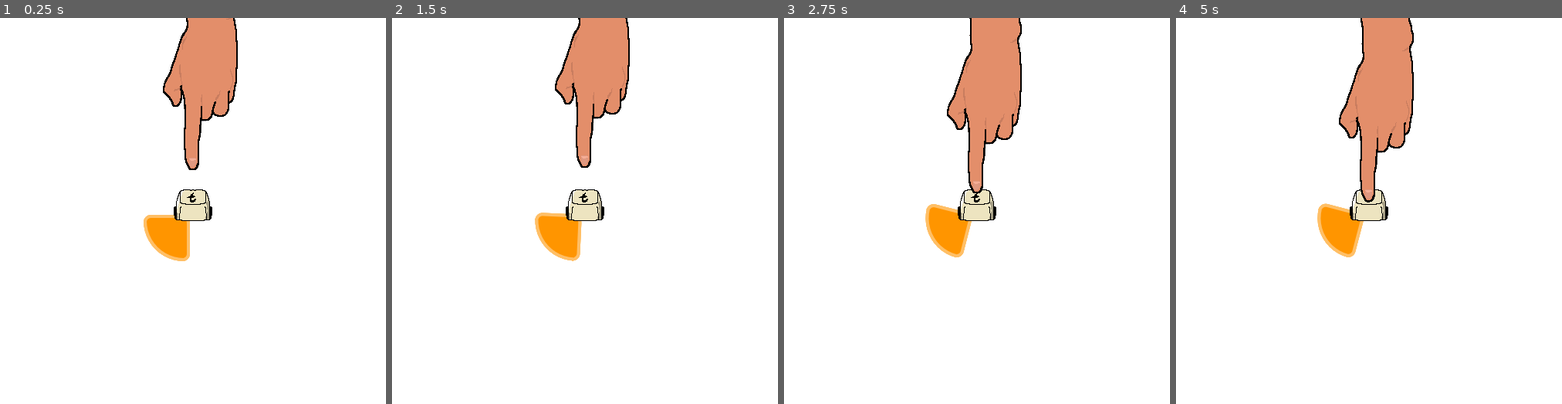
Above: before the commit, frames 1-4 (left to right).
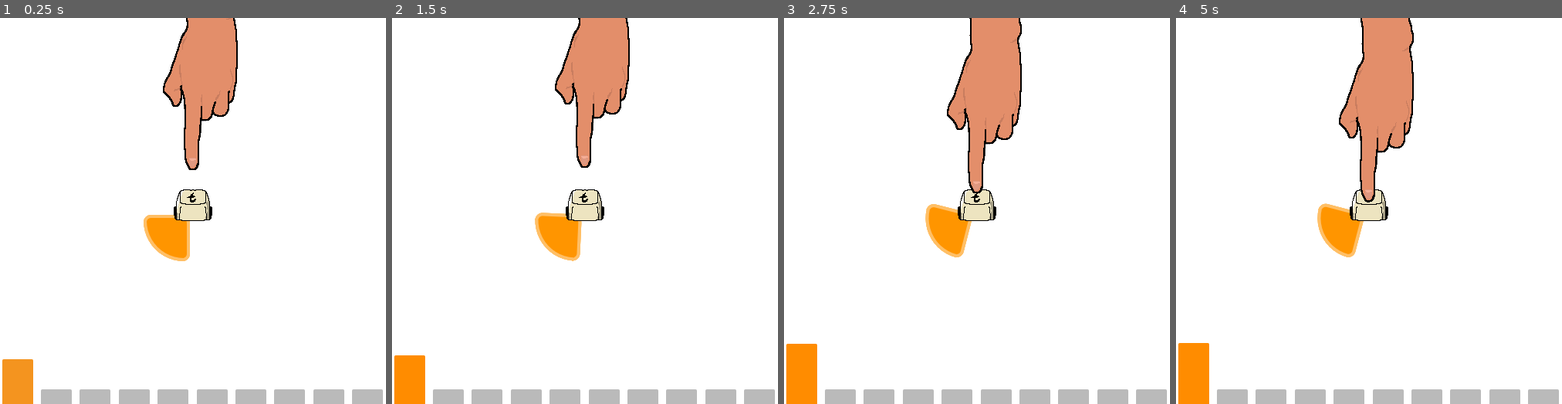
Above: after the commit, the same moments.

Repository: wpuerner/t
Game: Godot game, scene res://scenes/main.tscn
Same seed, same stepped clock (60 frames per second), same inputs: the game is played once before the commit and once after it. Sound files missing from this copy of the repository are replaced by a short silence.
Inputs:
- Up to frame 1 (0.25 s): no input
- Up to frame 2 (1.5 s): hold S (s) 0.53-1.28 s; tap T (t) at 0.8, 1.35 s
- Up to frame 3 (2.75 s): tap S (s) at 1.55 s; hold S (s) from 2.03 s (still down); tap T (t) at 2.3 s
- Up to frame 4 (5 s): release S (s) at 2.78 s; tap T (t) at 2.85, 3.8, 4.35 s; tap S (s) at 3.05, 4.55 s; hold S (s) 3.53-4.28 s

The runs differ from the first frame. In frame 1, 3.7% of the frame differs, in the area x 0-100%, y 88-100%; in frame 2, 3.7%; in frame 3, 4.0%; in frame 4, 4.0%, in the area x 0-100%, y 84-100%.

Commit message:
rework level number display

Diff:
--- a/scenes/level_number/level_number.gd
+++ b/scenes/level_number/level_number.gd
@@ -1,14 +1,27 @@
 extends Control
 
-var level_number: int = 0
+@export var gradient: Gradient
+
+@onready var h_box_container: HBoxContainer = $HBoxContainer
+@onready var num_panels = h_box_container.get_child_count()
+
+func _ready():
+	for i in range(num_panels):
+		_get_panel(i).color = gradient.sample(float(i)/float(num_panels))
+	set_level_number(0)
 
 func set_level_number(value):
-	if value > level_number:
-		find_child(str("Panel",value)).modulate = Color.WHITE
-	elif level_number > 0:
-		find_child(str("Panel",level_number)).modulate = Color.TRANSPARENT
-	level_number = value
+	for i in range(num_panels):
+		var panel = _get_panel(i)
+		if i <= value and !panel.is_active:
+			panel.activate()
+		elif i > value and panel.is_active:
+			panel.deactivate()
 
-func _ready():
-	for child in $VBoxContainer.get_children():
-		child.modulate = Color.TRANSPARENT
+func bump():
+	for i in range(num_panels):
+		var panel = _get_panel(i)
+		if panel.is_active: panel.bump()
+
+func _get_panel(panel_number: int):
+	return h_box_container.get_node(str("LevelNumberPanelContainer", panel_number))
--- a/scenes/level_number/level_number.tscn
+++ b/scenes/level_number/level_number.tscn
@@ -1,33 +1,11 @@
-[gd_scene load_steps=11 format=3 uid="uid://menmcythox1n"]
+[gd_scene load_steps=4 format=3 uid="uid://menmcythox1n"]
 
 [ext_resource type="Script" path="res://scenes/level_number/level_number.gd" id="2_ly1gu"]
+[ext_resource type="PackedScene" uid="uid://b3fgfe6lrac76" path="res://scenes/level_number/level_number_panel_container.tscn" id="2_xj10n"]
 
-[sub_resource type="StyleBoxFlat" id="StyleBoxFlat_va1bg"]
-bg_color = Color(1, 0.716667, 0, 1)
-
-[sub_resource type="StyleBoxFlat" id="StyleBoxFlat_x5bpt"]
-bg_color = Color(1, 0.919167, 0.03, 1)
-
-[sub_resource type="StyleBoxFlat" id="StyleBoxFlat_1hd5g"]
-bg_color = Color(0.766667, 1, 0, 1)
-
-[sub_resource type="StyleBoxFlat" id="StyleBoxFlat_uu3wa"]
-bg_color = Color(0.45, 1, 0, 1)
-
-[sub_resource type="StyleBoxFlat" id="StyleBoxFlat_tjacx"]
-bg_color = Color(0, 0.92, 0.0153333, 1)
-
-[sub_resource type="StyleBoxFlat" id="StyleBoxFlat_s1yqs"]
-bg_color = Color(0, 1, 0.65, 1)
-
-[sub_resource type="StyleBoxFlat" id="StyleBoxFlat_pe6e7"]
-bg_color = Color(0, 0.766667, 1, 1)
-
-[sub_resource type="StyleBoxFlat" id="StyleBoxFlat_yhr50"]
-bg_color = Color(0.266667, 0, 1, 1)
-
-[sub_resource type="StyleBoxFlat" id="StyleBoxFlat_eus4k"]
-bg_color = Color(0.678, 0.31, 1, 1)
+[sub_resource type="Gradient" id="Gradient_3m17c"]
+offsets = PackedFloat32Array(0, 0.301075, 0.650538, 1)
+colors = PackedColorArray(1, 0.55, 0, 1, 0.866667, 1, 0, 1, 0.15, 1, 0, 1, 0, 1, 0.95, 1)
 
 [node name="LevelNumber" type="Control"]
 layout_mode = 3
@@ -37,57 +15,55 @@
 grow_horizontal = 2
 grow_vertical = 2
 script = ExtResource("2_ly1gu")
+gradient = SubResource("Gradient_3m17c")
 
-[node name="VBoxContainer" type="VBoxContainer" parent="."]
+[node name="HBoxContainer" type="HBoxContainer" parent="."]
 layout_mode = 1
 anchors_preset = 15
 anchor_right = 1.0
 anchor_bottom = 1.0
+offset_top = 382.0
 grow_horizontal = 2
 grow_vertical = 2
 theme_override_constants/separation = 4
+alignment = 1
 
-[node name="Panel9" type="Panel" parent="VBoxContainer"]
+[node name="LevelNumberPanelContainer0" parent="HBoxContainer" instance=ExtResource("2_xj10n")]
 layout_mode = 2
-size_flags_vertical = 3
-theme_override_styles/panel = SubResource("StyleBoxFlat_va1bg")
+size_flags_horizontal = 3
 
-[node name="Panel8" type="Panel" parent="VBoxContainer"]
+[node name="LevelNumberPanelContainer1" parent="HBoxContainer" instance=ExtResource("2_xj10n")]
 layout_mode = 2
-size_flags_vertical = 3
-theme_override_styles/panel = SubResource("StyleBoxFlat_x5bpt")
+size_flags_horizontal = 3
 
-[node name="Panel7" type="Panel" parent="VBoxContainer"]
+[node name="LevelNumberPanelContainer2" parent="HBoxContainer" instance=ExtResource("2_xj10n")]
 layout_mode = 2
-size_flags_vertical = 3
-theme_override_styles/panel = SubResource("StyleBoxFlat_1hd5g")
+size_flags_horizontal = 3
 
-[node name="Panel6" type="Panel" parent="VBoxContainer"]
+[node name="LevelNumberPanelContainer3" parent="HBoxContainer" instance=ExtResource("2_xj10n")]
 layout_mode = 2
-size_flags_vertical = 3
-theme_override_styles/panel = SubResource("StyleBoxFlat_uu3wa")
+size_flags_horizontal = 3
 
-[node name="Panel5" type="Panel" parent="VBoxContainer"]
+[node name="LevelNumberPanelContainer4" parent="HBoxContainer" instance=ExtResource("2_xj10n")]
 layout_mode = 2
-size_flags_vertical = 3
-theme_override_styles/panel = SubResource("StyleBoxFlat_tjacx")
+size_flags_horizontal = 3
 
-[node name="Panel4" type="Panel" parent="VBoxContainer"]
+[node name="LevelNumberPanelContainer5" parent="HBoxContainer" instance=ExtResource("2_xj10n")]
 layout_mode = 2
-size_flags_vertical = 3
-theme_override_styles/panel = SubResource("StyleBoxFlat_s1yqs")
+size_flags_horizontal = 3
 
-[node name="Panel3" type="Panel" parent="VBoxContainer"]
+[node name="LevelNumberPanelContainer6" parent="HBoxContainer" instance=ExtResource("2_xj10n")]
 layout_mode = 2
-size_flags_vertical = 3
-theme_override_styles/panel = SubResource("StyleBoxFlat_pe6e7")
+size_flags_horizontal = 3
 
-[node name="Panel2" type="Panel" parent="VBoxContainer"]
+[node name="LevelNumberPanelContainer7" parent="HBoxContainer" instance=ExtResource("2_xj10n")]
 layout_mode = 2
-size_flags_vertical = 3
-theme_override_styles/panel = SubResource("StyleBoxFlat_yhr50")
+size_flags_horizontal = 3
 
-[node name="Panel1" type="Panel" parent="VBoxContainer"]
+[node name="LevelNumberPanelContainer8" parent="HBoxContainer" instance=ExtResource("2_xj10n")]
 layout_mode = 2
-size_flags_vertical = 3
-theme_override_styles/panel = SubResource("StyleBoxFlat_eus4k")
+size_flags_horizontal = 3
+
+[node name="LevelNumberPanelContainer9" parent="HBoxContainer" instance=ExtResource("2_xj10n")]
+layout_mode = 2
+size_flags_horizontal = 3
--- /dev/null
+++ b/scenes/level_number/level_number_panel_container.gd
@@ -0,0 +1,20 @@
+extends CenterContainer
+
+@onready var animation_player: AnimationPlayer = find_child("AnimationPlayer")
+@onready var panel: Panel = find_child("Panel")
+
+var color: Color = Color.LIME
+var is_active: bool = false
+
+func bump():
+	animation_player.play("bump")
+
+func activate():
+	is_active = true
+	animation_player.play("activate")
+	create_tween().tween_property(panel, "modulate", color, 0.3)
+
+func deactivate():
+	is_active = false
+	animation_player.play("deactivate")
+	create_tween().tween_property(panel, "modulate", Color("bababa"), 0.3)
--- /dev/null
+++ b/scenes/level_number/level_number_panel_container.tscn
@@ -0,0 +1,117 @@
+[gd_scene load_steps=7 format=3 uid="uid://b3fgfe6lrac76"]
+
+[ext_resource type="Script" path="res://scenes/level_number/level_number_panel_container.gd" id="1_ejlas"]
+
+[sub_resource type="StyleBoxFlat" id="StyleBoxFlat_qxo6b"]
+bg_color = Color(1, 1, 1, 1)
+corner_radius_top_left = 2
+corner_radius_top_right = 2
+
+[sub_resource type="Animation" id="Animation_h8pe7"]
+resource_name = "activate"
+length = 0.35
+tracks/0/type = "bezier"
+tracks/0/imported = false
+tracks/0/enabled = false
+tracks/0/path = NodePath("Panel:position:x")
+tracks/0/interp = 1
+tracks/0/loop_wrap = true
+tracks/0/keys = {
+"handle_modes": PackedInt32Array(),
+"points": PackedFloat32Array(),
+"times": PackedFloat32Array()
+}
+tracks/1/type = "bezier"
+tracks/1/imported = false
+tracks/1/enabled = true
+tracks/1/path = NodePath("Panel:position:y")
+tracks/1/interp = 1
+tracks/1/loop_wrap = true
+tracks/1/keys = {
+"handle_modes": PackedInt32Array(0, 0),
+"points": PackedFloat32Array(40, -0.25, 0, 0.25, 0, 0, -0.25, 0, 0.25, 0),
+"times": PackedFloat32Array(0, 0.3)
+}
+
+[sub_resource type="Animation" id="Animation_qk3v3"]
+resource_name = "deactivate"
+length = 0.35
+tracks/0/type = "bezier"
+tracks/0/imported = false
+tracks/0/enabled = false
+tracks/0/path = NodePath("Panel:position:x")
+tracks/0/interp = 1
+tracks/0/loop_wrap = true
+tracks/0/keys = {
+"handle_modes": PackedInt32Array(),
+"points": PackedFloat32Array(),
+"times": PackedFloat32Array()
+}
+tracks/1/type = "bezier"
+tracks/1/imported = false
+tracks/1/enabled = true
+tracks/1/path = NodePath("Panel:position:y")
+tracks/1/interp = 1
+tracks/1/loop_wrap = true
+tracks/1/keys = {
+"handle_modes": PackedInt32Array(0, 0),
+"points": PackedFloat32Array(0, -0.25, 0, 0.25, 0, 40, -0.25, 0, 0.25, 0),
+"times": PackedFloat32Array(0, 0.3)
+}
+
+[sub_resource type="Animation" id="Animation_4gpp6"]
+resource_name = "bump"
+length = 0.3
+tracks/0/type = "bezier"
+tracks/0/imported = false
+tracks/0/enabled = false
+tracks/0/path = NodePath("Panel:position:x")
+tracks/0/interp = 1
+tracks/0/loop_wrap = true
+tracks/0/keys = {
+"handle_modes": PackedInt32Array(),
+"points": PackedFloat32Array(),
+"times": PackedFloat32Array()
+}
+tracks/1/type = "bezier"
+tracks/1/imported = false
+tracks/1/enabled = true
+tracks/1/path = NodePath("Panel:position:y")
+tracks/1/interp = 1
+tracks/1/loop_wrap = true
+tracks/1/keys = {
+"handle_modes": PackedInt32Array(0, 0, 0),
+"points": PackedFloat32Array(0, -0.25, 0, 0.05, 0, -20, -0.05, 0, 0.0149062, 0, 0, -0.05, 0, 0.25, 0),
+"times": PackedFloat32Array(0, 0.2, 0.25)
+}
+
+[sub_resource type="AnimationLibrary" id="AnimationLibrary_00iei"]
+_data = {
+"activate": SubResource("Animation_h8pe7"),
+"bump": SubResource("Animation_4gpp6"),
+"deactivate": SubResource("Animation_qk3v3")
+}
+
+[node name="LevelNumberPanelContainer" type="CenterContainer"]
+offset_right = 60.0
+offset_bottom = 40.0
+script = ExtResource("1_ejlas")
+
+[node name="Control" type="Control" parent="."]
+custom_minimum_size = Vector2(40, 0)
+layout_mode = 2
+size_flags_horizontal = 3
+
+[node name="Panel" type="Panel" parent="Control"]
+modulate = Color(0.73, 0.73, 0.73, 1)
+custom_minimum_size = Vector2(40, 0)
+layout_mode = 0
+offset_top = 40.0
+offset_right = 40.0
+offset_bottom = 162.0
+theme_override_styles/panel = SubResource("StyleBoxFlat_qxo6b")
+
+[node name="AnimationPlayer" type="AnimationPlayer" parent="Control"]
+libraries = {
+"": SubResource("AnimationLibrary_00iei")
+}
--- a/scenes/main.gd
+++ b/scenes/main.gd
@@ -33,7 +33,7 @@
 var good_measure: bool = true
 
 func _ready():
-	conductor.register_callback(PackedFloat32Array([0, 1, 2, 3]), -0.2, func(_beat): measure_number.twitch())
+	conductor.register_callback(PackedFloat32Array([0, 1, 2, 3]), -0.2, _twitch)
 	conductor.register_callback(PackedFloat32Array([0, 1, 2, 3]), -0.05, _left_hand_tap_callable)
 	conductor.register_callback(PackedFloat32Array([0, 1, 2, 3]), -0.25, func(beat): if t_player_beats[level].has(beat): t_key.wiggle())
 	conductor.register_callback(PackedFloat32Array([0, 1, 2, 3]), 0, _t_key_callable)
@@ -44,6 +44,10 @@
 	conductor.register_callback(PackedFloat32Array([0.5, 1.5, 2.5, 3.5]), HIT_THRESHOLD_SECS, _check_s_beat)
 	conductor.register_callback(PackedFloat32Array([4]), -0.09, _check_measure)
 	conductor.start()
+
+func _twitch(_beat):
+	measure_number.twitch()
+	level_number.bump()
 
 func _left_hand_tap_callable(beat: float):
 	if t_npc_beats[level].has(beat):
